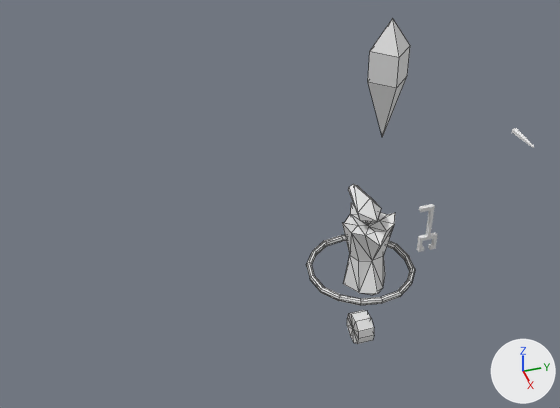
The Blender file dir_gfx/gfx_unity_project/Assets/InternalAssets/Models/Actors/Robot_1/robot_1.blend, before and after one commit.
One viewpoint serves both versions: a camera (50 mm lens) standing at (9.07, -4.3, 8.09) and looking at (-0.09, -1.39, 1.45). Every picture has the same lights, and +X, +Y and +Z are marked at lower right. Mesh edges are drawn as thin lines on the coarser meshes.

In view in the first picture: 'PlayerSelectedRing', 'PlayerSelectedTriangle', 'robot_1_body', 'robot_1_head', 'robot_1_wheel'.
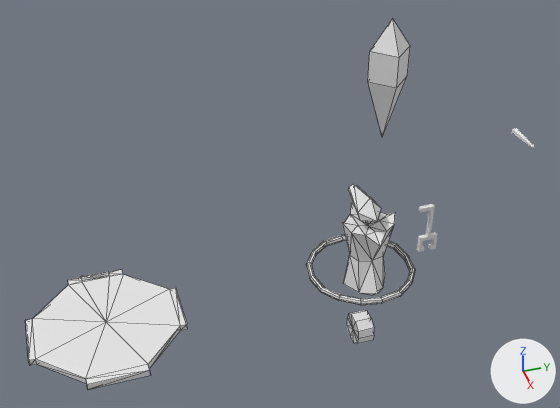
What differs and where, as boxes [x1, y1, x2, y2] in the pictures (560 x 408 px):
'EggBase', added: after [25, 270, 188, 390]

What the commit changed:
Mesh me_cube_007 is new.
It has 46 vertices, 88 faces and spans x -1.16..1.16, y -1.14..1.14, z -0.05..0.09.
Object 'EggBase' (ob_eggbase) is new; it shows me_cube_007.
Its location is (0.18, -4.19, 0.03).
